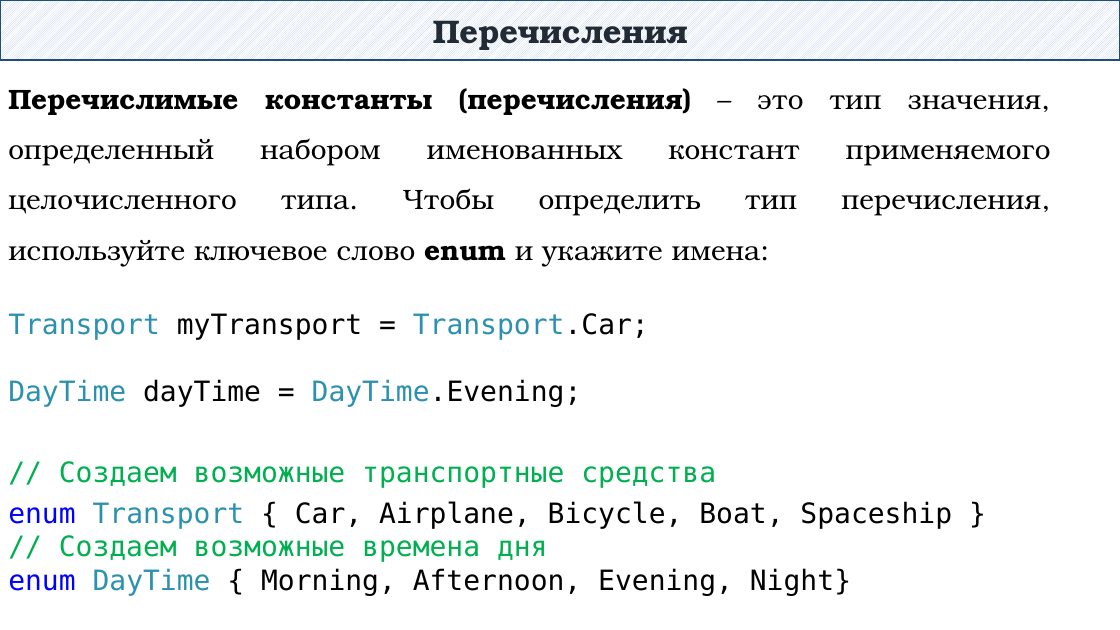
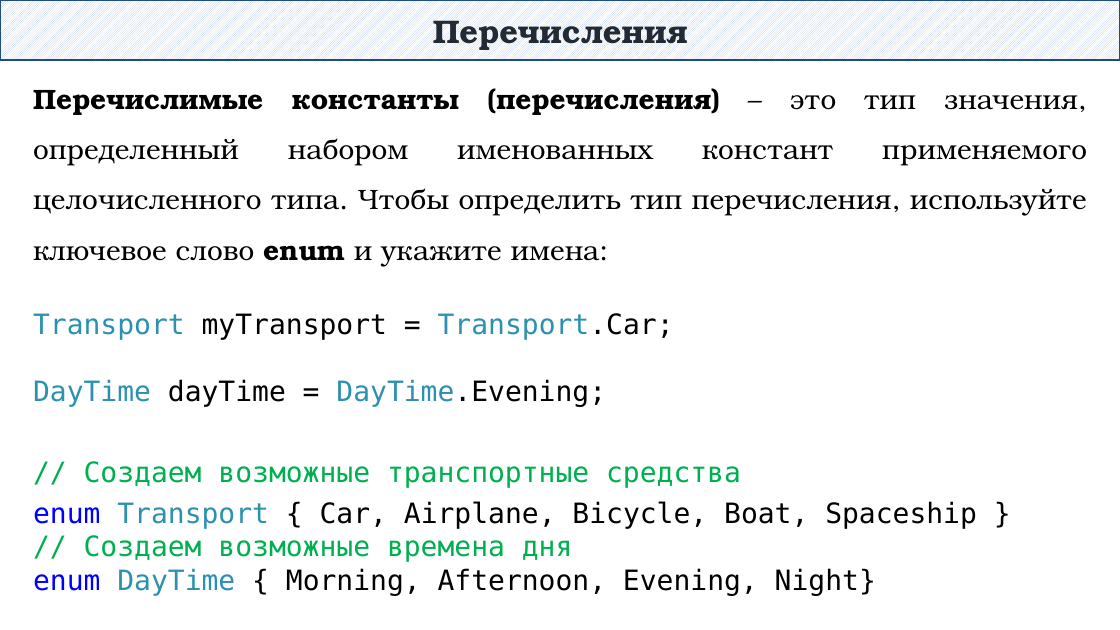
Before and after one commit to DaniilKlyukin/ITiP-1, a slide deck: slide 2 of Лекции/ИТиП лек 2 (лр 2, практическая 1).pptx. Drawn at 1120x630 pixels with LibreOffice and Linux fonts; fonts in the diff are those of the drawing. Boxes give left, top, right and bottom in pixels: in the first picture for what was removed or moved away, otherwise in the second. Text is boxed around its words. In the diff, an @@ line names an element or a change of style, - is before the commit and + after.

```diff
--- a/Лекции/ИТиП лек 2 (лр 2, практическая 1).pptx
+++ b/Лекции/ИТиП лек 2 (лр 2, практическая 1).pptx
@@ text "Перечислимые константы (перечисления) – это ..." rewrapped from (8, 89, 1042, 596) to (33, 90, 1087, 596) @@
```
Also in this commit, not shown: 13 other slides changed, 1 other file.
